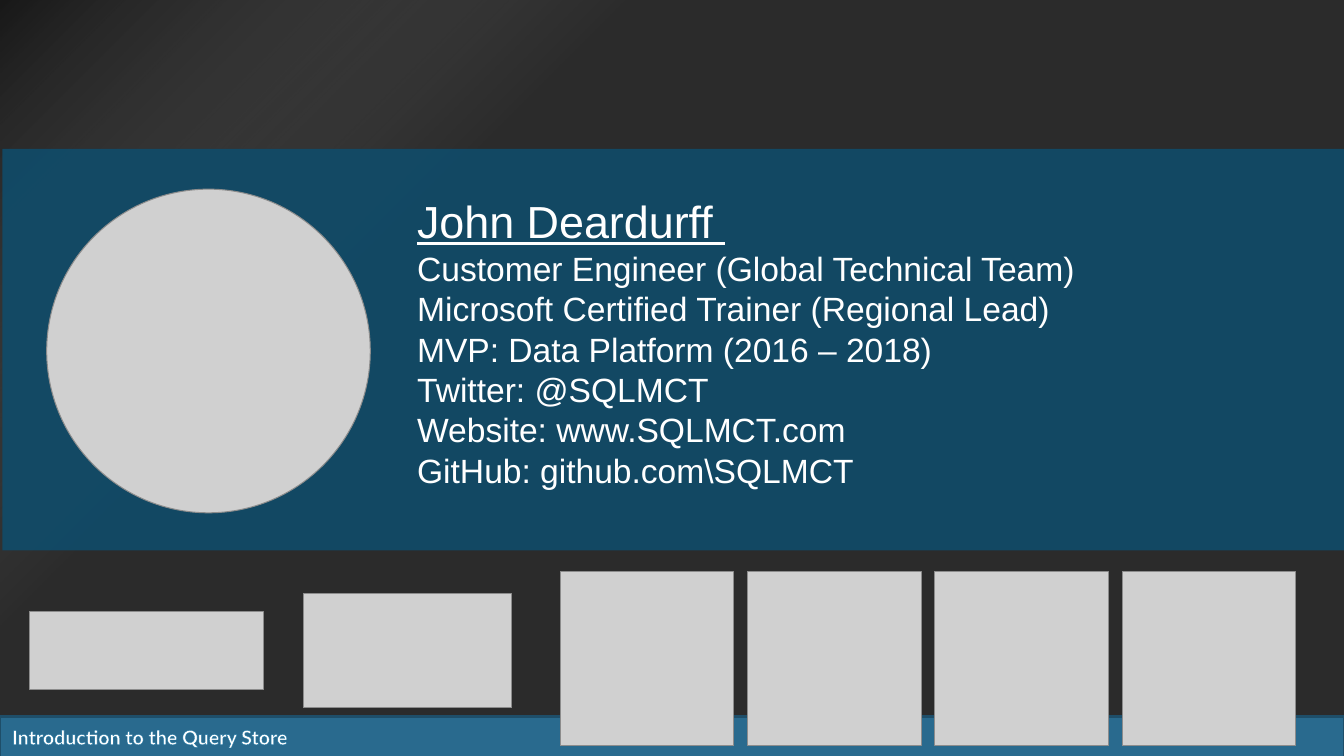
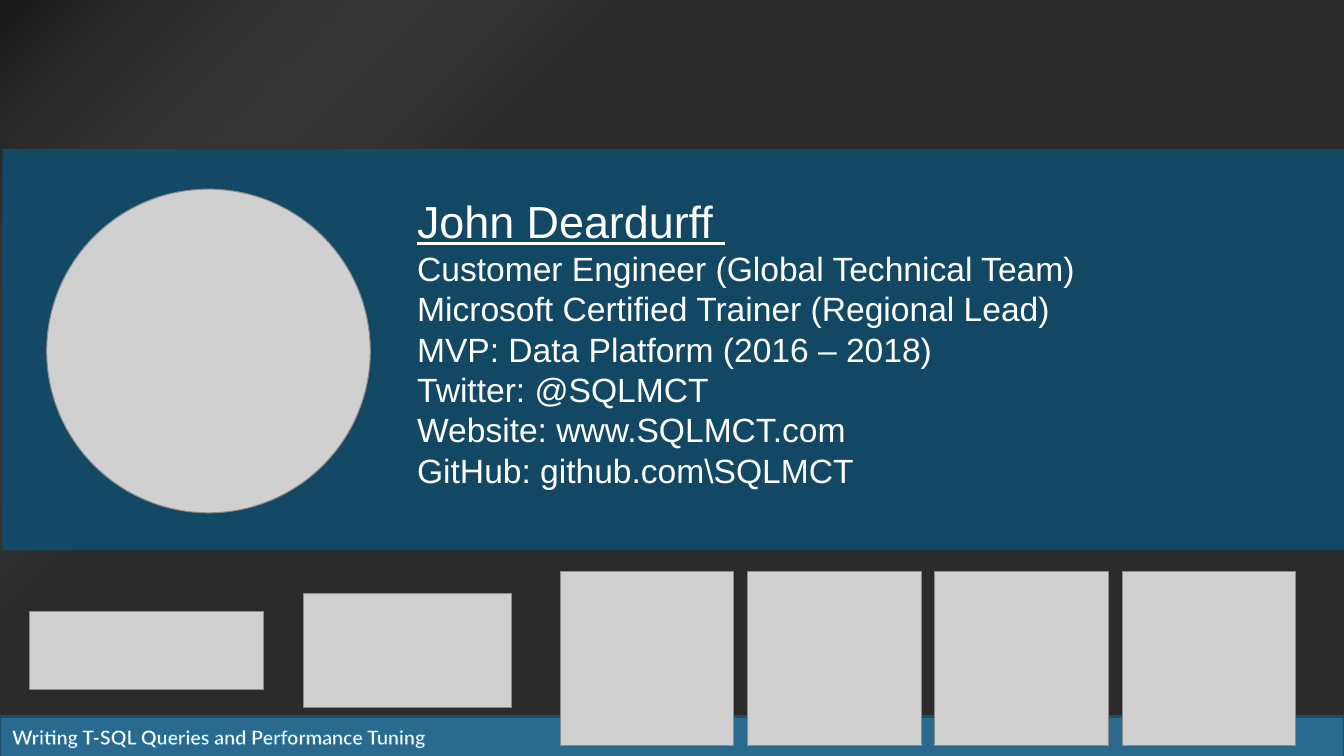
Before and after one commit to SQLMCT/SQL_Performance_Tuning, a slide deck: slide 2 of Query_Writing/00_IntroSlides.pptx. Drawn at 1344x756 pixels with LibreOffice and Linux fonts; fonts in the diff are those of the drawing; grey boxes stand for pictures; background and template pictures are left out; a plain dark background stands for a picture behind light text. Boxes give left, top, right and bottom in pixels: in the first picture for what was removed or moved away, otherwise in the second. Text is boxed around its words. In the diff, an @@ line names an element or a change of style, - is before the commit and + after.

```diff
--- a/Query_Writing/00_IntroSlides.pptx
+++ b/Query_Writing/00_IntroSlides.pptx
@@ text at <box>12,730,425,748</box>: text changed @@
-Introduction to the Query Store
+Writing T-SQL Queries and Performance Tuning
```
Also in this commit, not shown: 6 other slides changed, 1 slide added, 1 slide removed, 18 other files.
